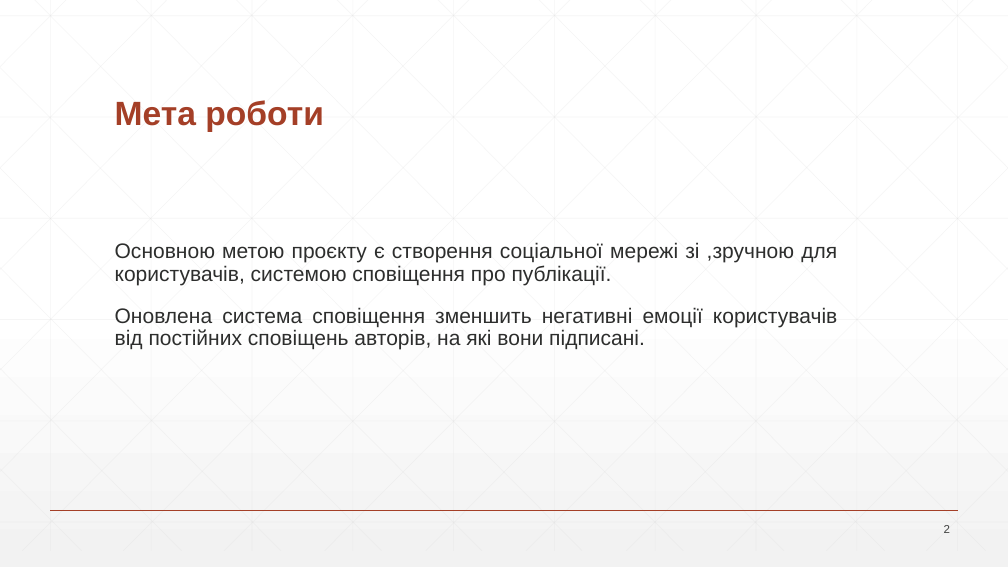
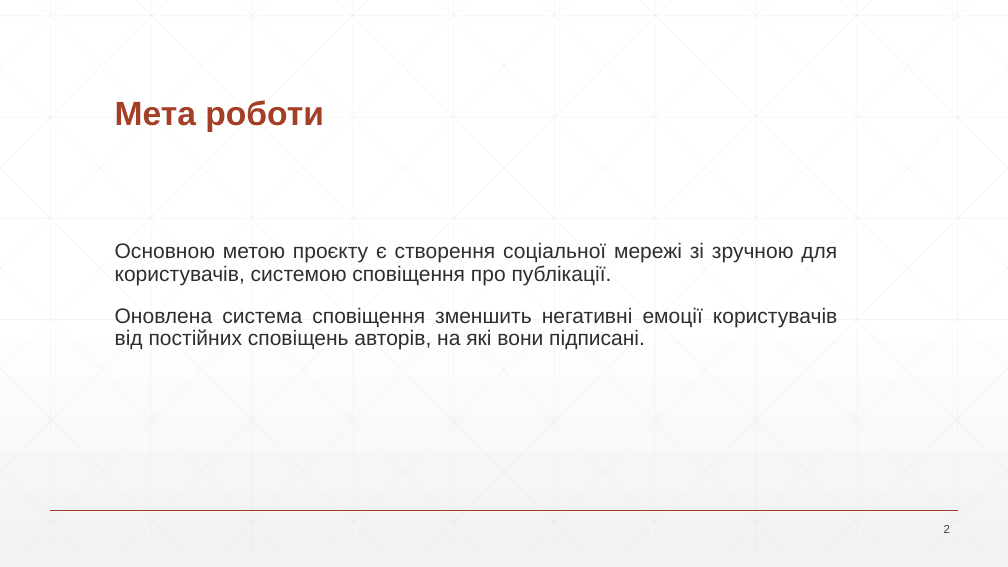
Before and after one commit to NureBiletskyiDanylo/2025_B_KKP_PZPI-22-6_Biletskyi_D_A, a slide deck: slide 2 of 2025_Б_ККП_ПЗПІ-22-6_Білецький_Д_А/2025_Б_ККП_ПЗПІ-22-6_Білецький_Д_А.pptx. Drawn at 1008x567 pixels with LibreOffice and Linux fonts; fonts in the diff are those of the drawing. Boxes give left, top, right and bottom in pixels: in the first picture for what was removed or moved away, otherwise in the second. Text is boxed around its words. In the diff, an @@ line names an element or a change of style, - is before the commit and + after.

Commit message:
updated presentation

```diff
--- a/2025_Б_ККП_ПЗПІ-22-6_Білецький_Д_А/2025_Б_ККП_ПЗПІ-22-6_Білецький_Д_А.pptx
+++ b/2025_Б_ККП_ПЗПІ-22-6_Білецький_Д_А/2025_Б_ККП_ПЗПІ-22-6_Білецький_Д_А.pptx
@@ text at (115, 242, 837, 286): text changed @@
-Основною метою проєкту є створення соціальної мережі зі ,зручною для користувачів, системою сповіщення про публікації.
+Основною метою проєкту є створення соціальної мережі зі зручною для користувачів, системою сповіщення про публікації.
```
Also in this commit, not shown: 4 other slides changed, 2 slides added, 4 slides removed.
